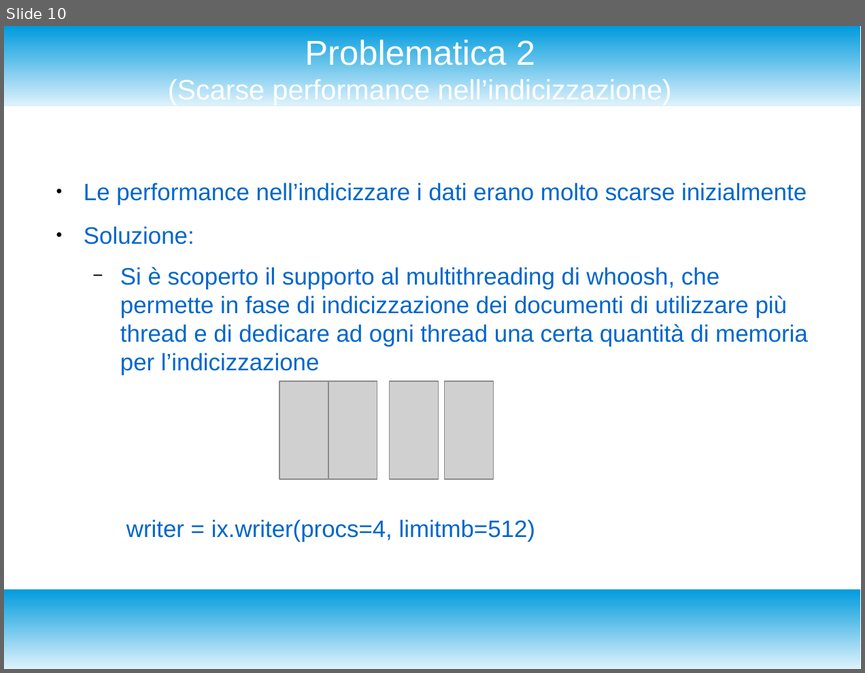
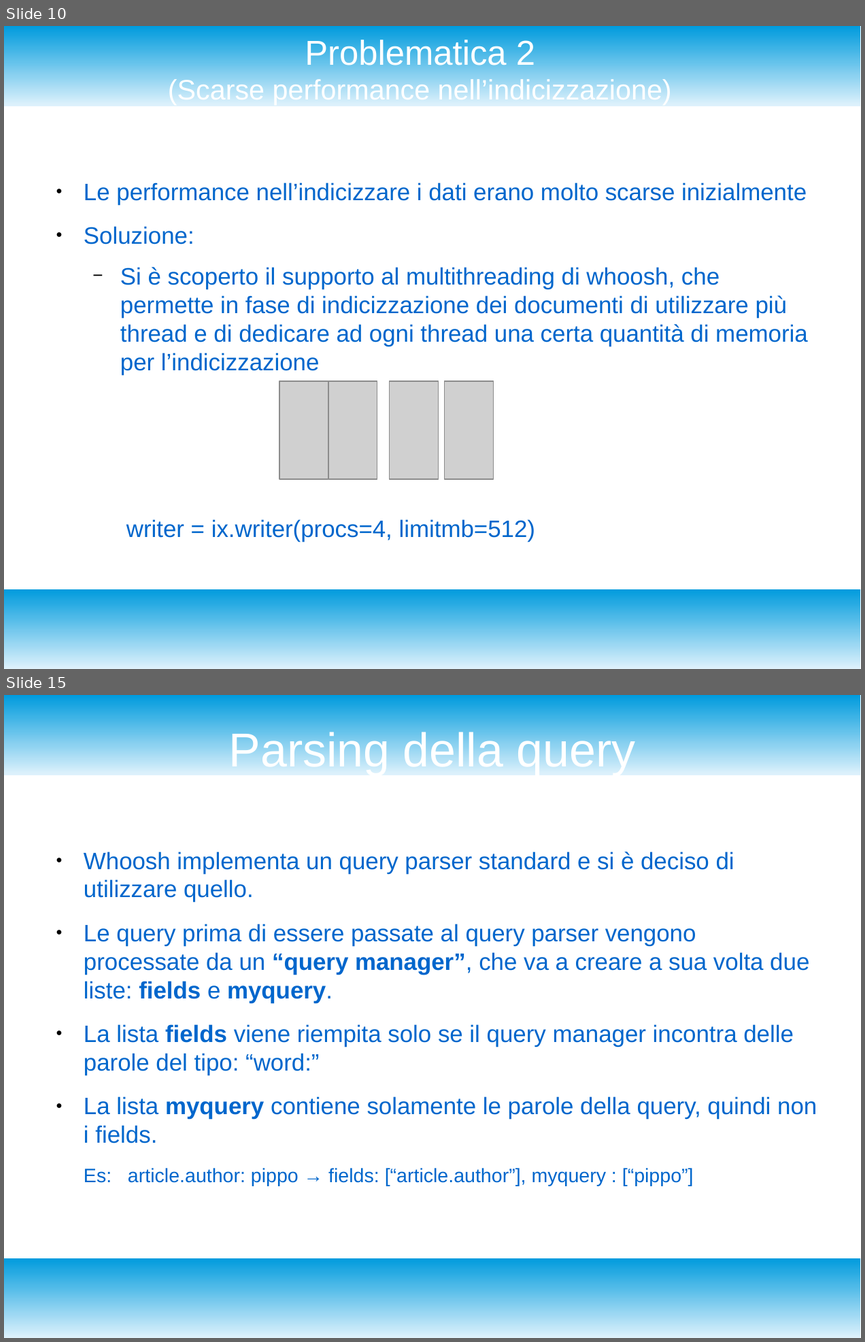
Before and after one commit to enrico404/SearchEngineForDblp, a slide deck: DocDblpSearchEngine.odp. Shown one above the other, each under a label of ours: slide 10 before the commit, slides 10 and 15 after it; the slides between them are not shown. The pictures are 865x673 and 865x1342 pixels, drawn with LibreOffice and Linux fonts; fonts in the diff are those of the drawing; grey boxes stand for pictures. Boxes give left, top, right and bottom in pixels: in the first picture for what was removed or moved away, otherwise in the second. Text is boxed around its words. In the diff, an @@ line names an element or a change of style, - is before the commit and + after.

```diff
--- a/DocDblpSearchEngine.odp
+++ b/DocDblpSearchEngine.odp
@@ slide 15 added at bbox=[4, 695, 861, 1338], background #FFFFFF; not listed: 2 template elements that a slide beside it also shows @@
@@ title added at bbox=[229, 728, 636, 775], 44 pt, text #FFFFFF @@
+Parsing della query
@@ text added at bbox=[84, 851, 817, 1186], 22 pt, text #0066CC @@
+● Whoosh implementa un query parser standard e si è deciso di utilizzare quello.
+● Le query prima di essere passate al query parser vengono processate da un “query manager”, che va a creare a sua volta due liste: fields e myquery.
+● La lista fields viene riempita solo se il query manager incontra delle parole del tipo: “word:”
+● La lista myquery contiene solamente le parole della query, quindi non i fields.
+Es: article.author: pippo → fields: [“article.author”], myquery : [“pippo”]
```
Also in this commit, not shown: 3 slides changed, 6 other slides added, 2 other files.
